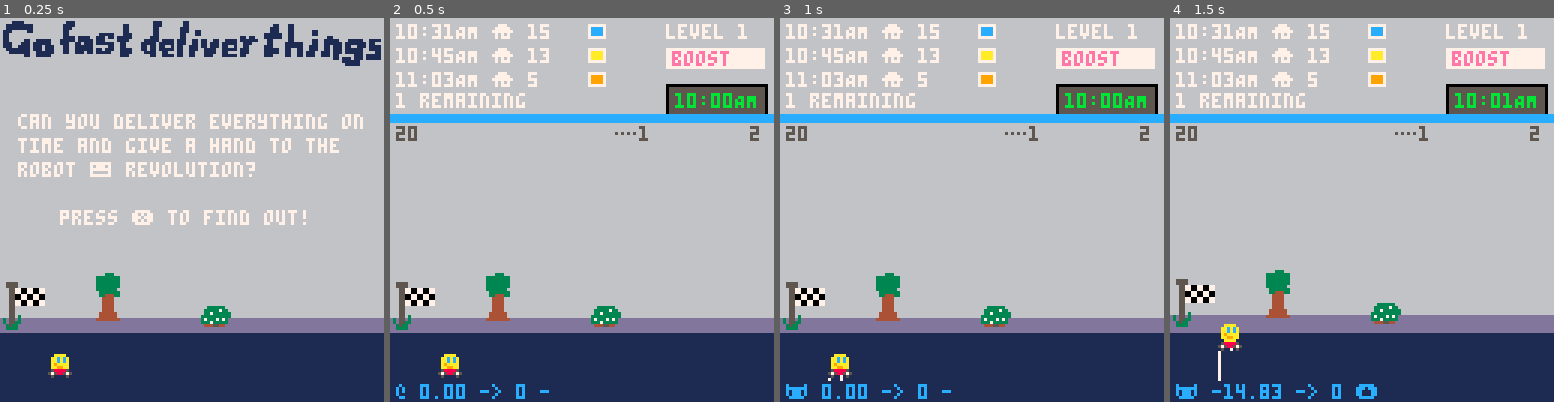
Above: before the commit, frames 1-4 (left to right).
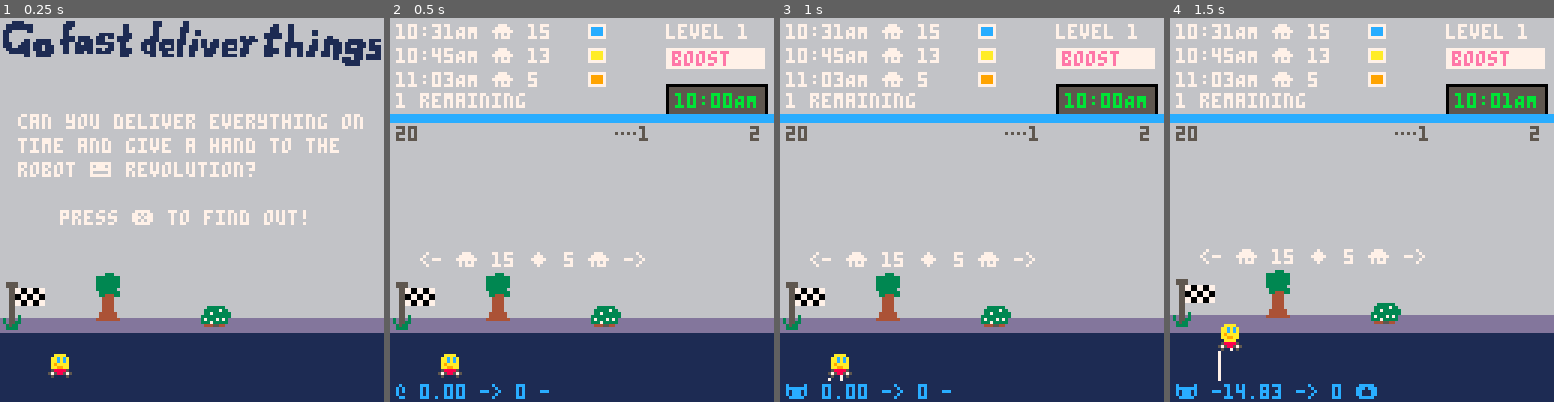
Above: after the commit, the same moments.

Repository: broquaint/pico8-carts
Game: PICO-8 cartridge racer.p8
The game is run twice, just before and just after one commit, with the same random seed, the same clock (stepped at 60 frames per second) and the same inputs.
Inputs:
- Up to frame 1 (0.25 s): no input
- Up to frame 2 (0.5 s): tap X (X key) at 0.33 s
- Up to frame 3 (1 s): tap O (Z key) at 0.7 s
- Up to frame 4 (1.5 s): tap X (X key) at 1.07 s

Frame 1 is identical in both runs. In frame 2, 0.6% of the frame differs, in the area x 7-67%, y 60-65%; in frame 3, 0.6%; in frame 4, 0.6%.

Commit message:
Provide some indication of what's where
Just so there's some context from the get go.

Diff:
--- a/racer.p8
+++ b/racer.p8
@@ -916,12 +916,30 @@
    end
 end
 
+function high_low_dels()
+   local del_offset = 0
+   local hi = -1
+   local lo = 99
+   for d in all(level.deliveries) do
+      if not d.delivered and del_offset < 3 then
+         if(d.section.id > hi) hi = d.section.id
+         if(d.section.id < lo) lo = d.section.id
+         del_offset +=1
+      end
+   end
+   return hi, lo
+end
+
 function draw_scene()
    for obj in all(scene) do
       local x = wrapped_x(obj)
       if should_draw(x, obj.width) then
          -- Flag fiddliness, prolly worth splitting it out.
          if obj.spr == spr_flag then
+            if game_state == game_state_delivering or game_state == game_state_level_done then
+               local hi, lo = high_low_dels()
+               print('<- ⌂ ' .. hi .. ' ◆ ' .. lo .. ' ⌂ ->', x + 10, obj.y - 10, white)
+            end
             palt(0, false)
             palt(1, true)
          else
